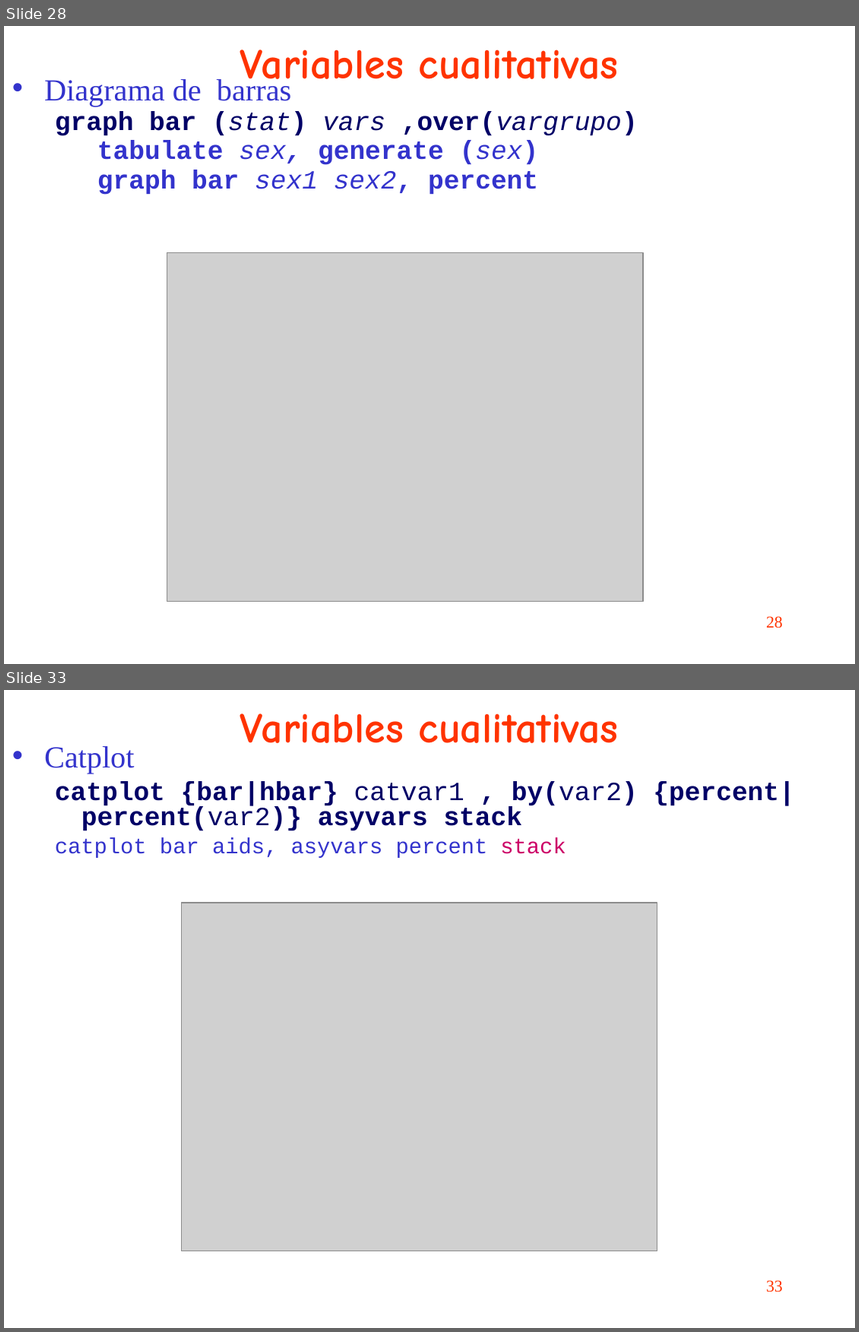
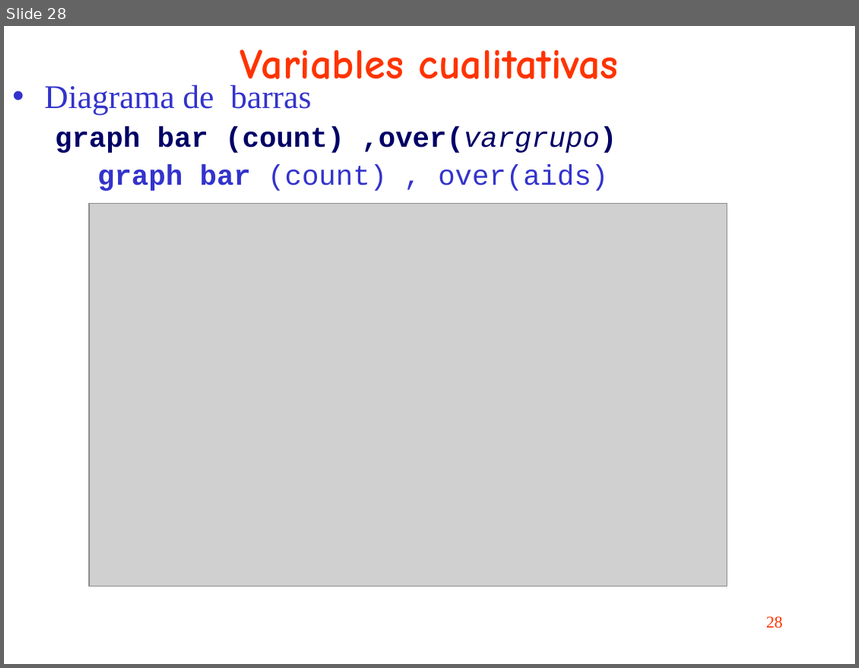
Before and after one commit to uebvhir/Course_Basic_data_analysis_with_Stata, a slide deck: slides/sessio_2_stata_basic.ppt. Shown one above the other, each under a label of ours: slides 28 and 33 before the commit, slide 28 after it; the slides between them are not shown. The pictures are 859x1332 and 859x668 pixels, drawn with LibreOffice and Linux fonts; fonts in the diff are those of the drawing; grey boxes stand for pictures. Boxes give left, top, right and bottom in pixels: in the first picture for what was removed or moved away, otherwise in the second. Text is boxed around its words. In the diff, an @@ line names an element or a change of style, - is before the commit and + after.

```diff
--- a/slides/sessio_2_stata_basic.ppt
+++ b/slides/sessio_2_stata_basic.ppt
@@ slide 33 removed at bbox=[4, 690, 855, 1328], background #FFFFFF @@
@@ title removed at bbox=[240, 714, 619, 743] @@
-Variables cualitativas
@@ text removed at bbox=[44, 746, 794, 858] @@
-• Catplot
-  catplot {bar|hbar} catvar1 , by(var2) {percent|percent(var2)} asyvars stack
-  catplot bar aids, asyvars percent stack
@@ picture removed at bbox=[181, 903, 657, 1252] @@
@@ page number removed at bbox=[766, 1281, 783, 1293] @@
-33
@@ slide 28 changed as well @@
@@ title "Variables cualitativas" rewrapped from bbox=[240, 50, 619, 92] to bbox=[240, 50, 619, 79] @@
@@ text at bbox=[44, 85, 311, 115]: size 25.9 to 28 pt in "Diagrama de barras"; line spacing 0.7 to 0.9 @@
@@ text at bbox=[55, 127, 617, 191]: text changed; size 22.2 to 24 pt; text colour #3333CC to #000066 @@
-  graph bar (stat) vars ,over(vargrupo)
-    tabulate sex, generate (sex)
-    graph bar sex1 sex2, percent
+  graph bar (count) ,over(vargrupo)
+    graph bar (count) , over(aids)
@@ picture: place and size @@
-picture at bbox=[167, 253, 643, 602]
+picture at bbox=[89, 203, 728, 586]
```
Also in this commit, not shown: 17 other slides changed, 11 slides added, 9 other slides removed, 1 other file.
